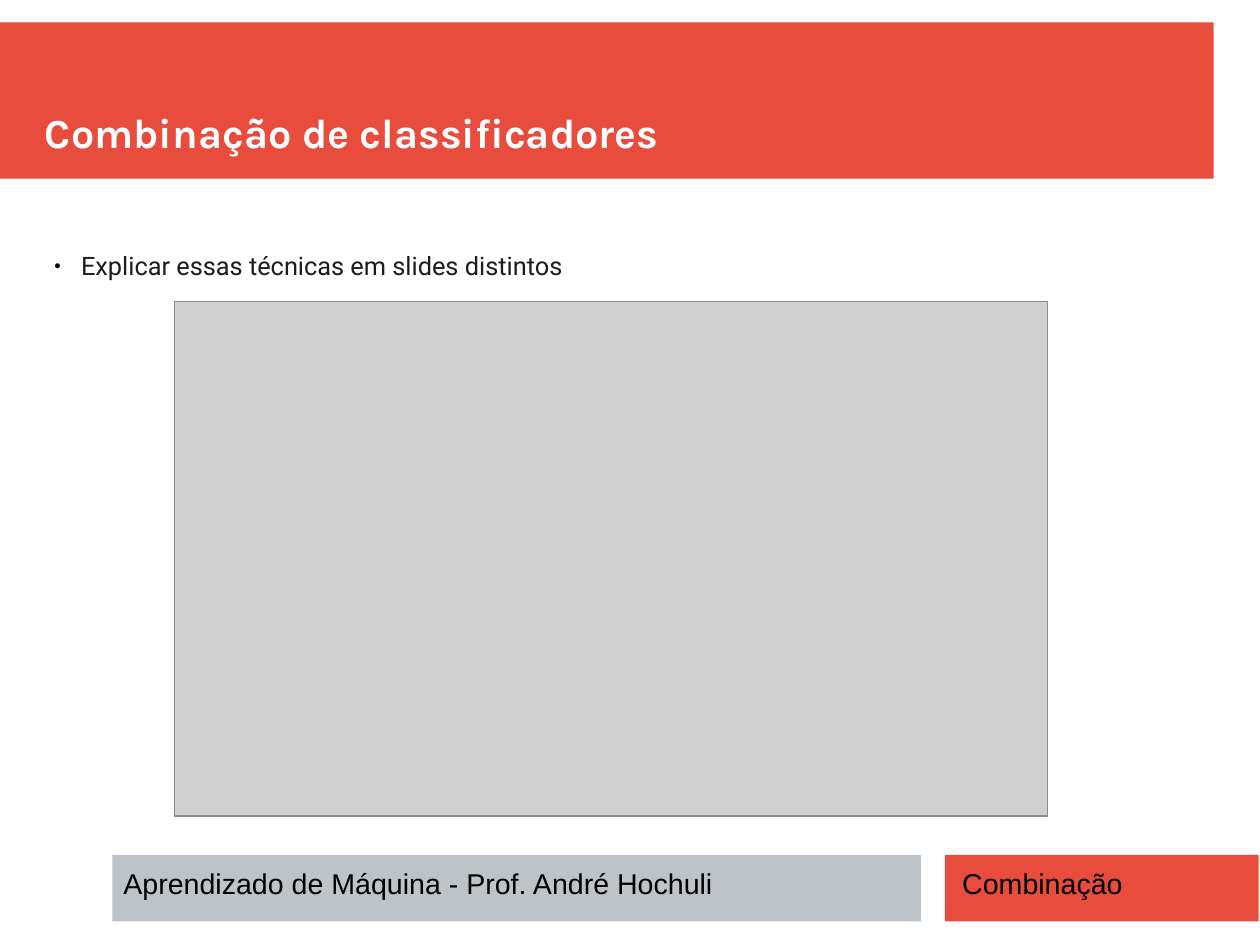
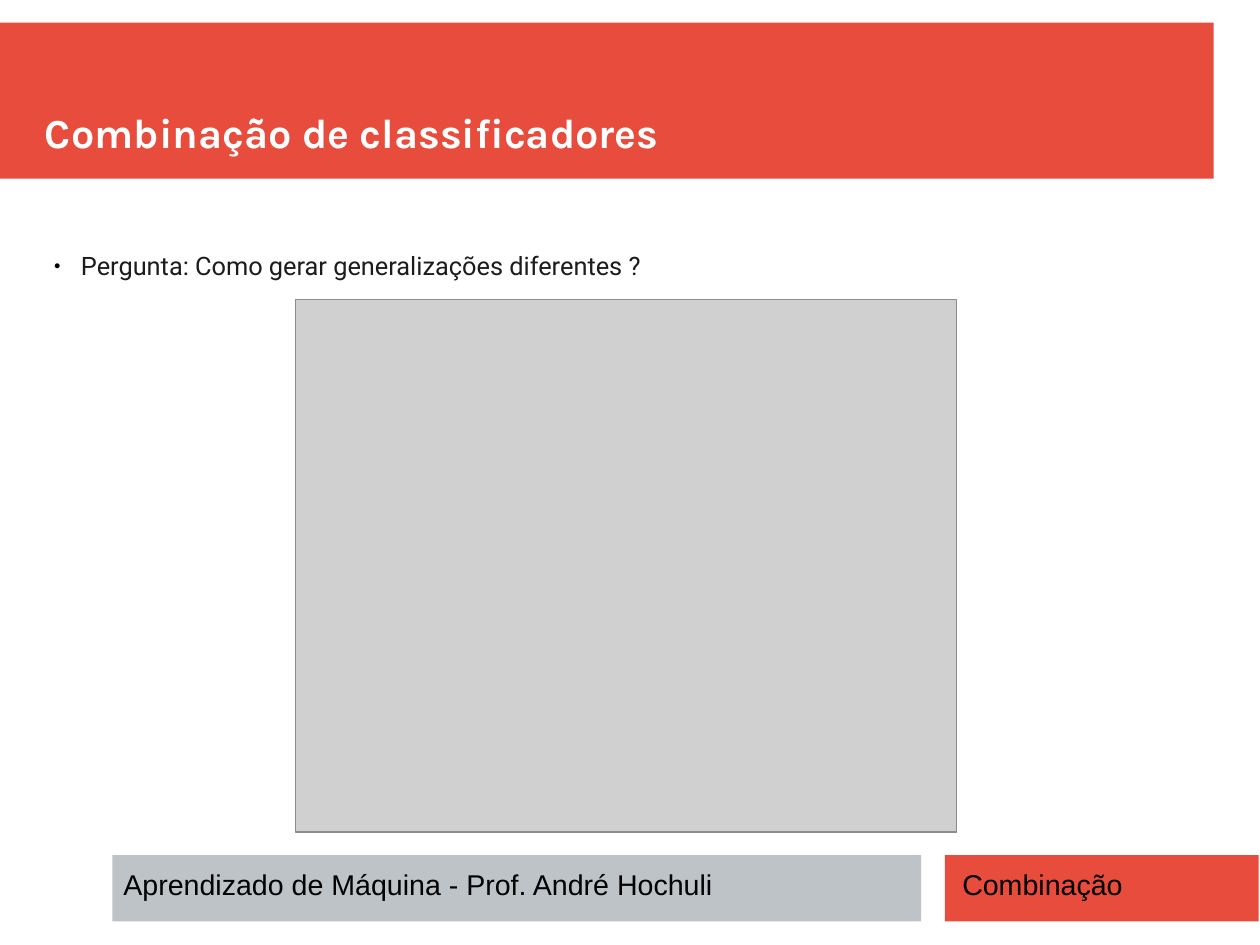
Before and after one commit to andrehochuli/teaching, a slide deck: slide 7 of AprendizadoMaquina/Tópico 02 - Aprendizado Supervisionado/Ensembles/Tópico 02 - Aprendizado-Supervisionado - Ensembles.pptx. Drawn at 1260x945 pixels with LibreOffice and Linux fonts; fonts in the diff are those of the drawing; grey boxes stand for pictures. Boxes give left, top, right and bottom in pixels: in the first picture for what was removed or moved away, otherwise in the second. Text is boxed around its words. In the diff, an @@ line names an element or a change of style, - is before the commit and + after.

```diff
--- a/AprendizadoMaquina/Tópico 02 - Aprendizado Supervisionado/Ensembles/Tópico 02 - Aprendizado-Supervisionado - Ensembles.pptx
+++ b/AprendizadoMaquina/Tópico 02 - Aprendizado Supervisionado/Ensembles/Tópico 02 - Aprendizado-Supervisionado - Ensembles.pptx
@@ text at (81,255,622,281): text changed @@
-● Explicar essas técnicas em slides distintos
+● Pergunta: Como gerar generalizações diferentes ?
@@ picture: place and size @@
-picture at (175,302,1048,816)
+picture at (296,300,957,832)
```
Also in this commit, not shown: 4 other slides changed, 5 slides added.
